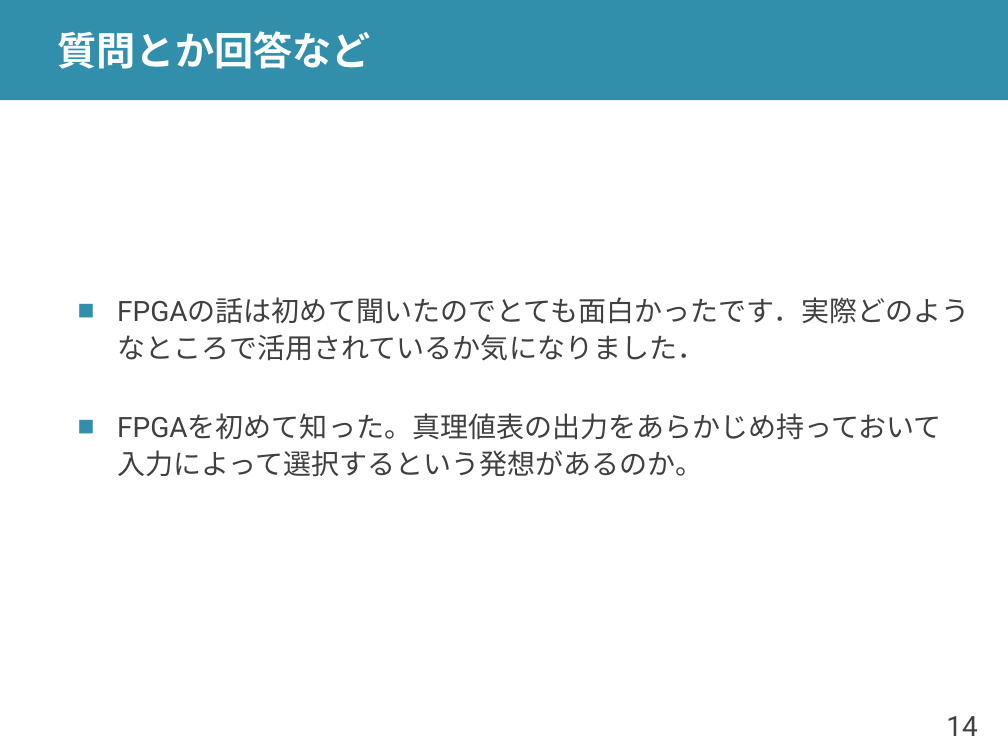
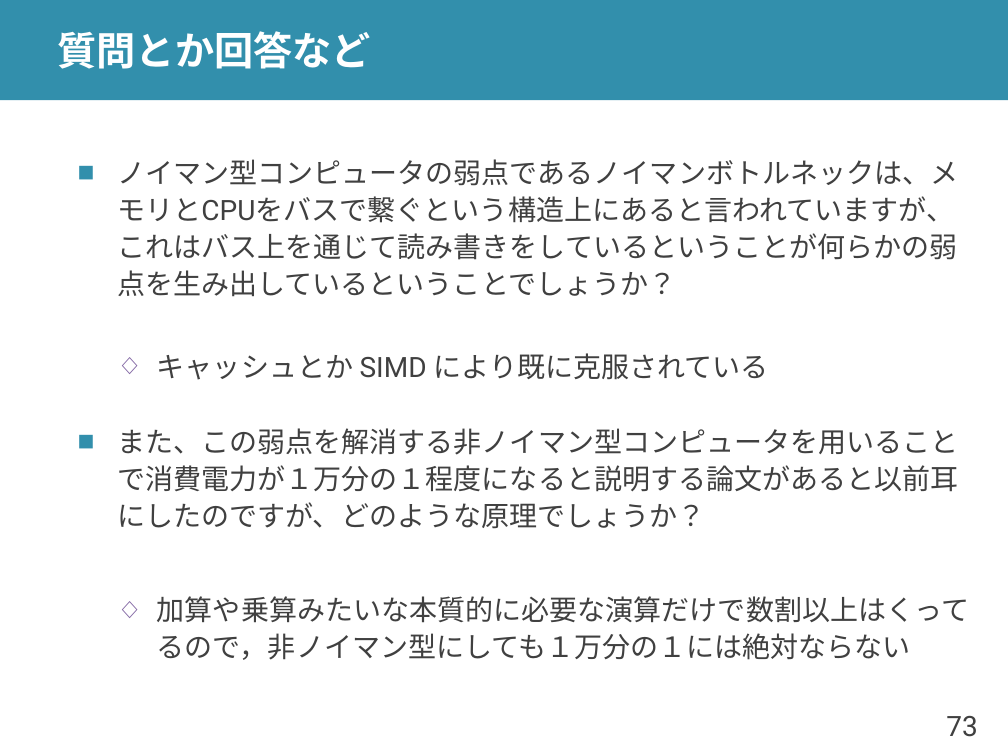
Before and after one commit to shioyadan/advanced-computer-organization, a slide deck: slide 73 of aco-shioya-04.pptx (slide 14 before the commit). Drawn at 1008x756 pixels with LibreOffice and Linux fonts; fonts in the diff are those of the drawing. Boxes give left, top, right and bottom in pixels: in the first picture for what was removed or moved away, otherwise in the second. Text is boxed around its words. In the diff, an @@ line names an element or a change of style, - is before the commit and + after.

```diff
--- a/aco-shioya-04.pptx
+++ b/aco-shioya-04.pptx
@@ text at [117, 159, 969, 660]: text changed @@
-■ FPGAの話は初めて聞いたのでとても面白かったです．実際どのようなところで活用されているか気になりました．
-■ FPGAを初めて知った。真理値表の出力をあらかじめ持っておいて入力によって選択するという発想があるのか。
+■ ノイマン型コンピュータの弱点であるノイマンボトルネックは、メモリとCPUをバスで繋ぐという構造上にあると言われていますが、これはバス上を通じて読み書きをしているということが何らかの弱点を生み出しているということでしょうか？
+  ◇ キャッシュとか SIMD により既に克服されている
+■ また、この弱点を解消する非ノイマン型コンピュータを用いることで消費電力が１万分の１程度になると説明する論文があると以前耳にしたのですが、どのような原理でしょうか？
+  ◇ 加算や乗算みたいな本質的に必要な演算だけで数割以上はくってるので，非ノイマン型にしても１万分の１には絶対ならない
@@ page number at [946, 716, 977, 737]: text changed @@
-14
+73
```
Also in this commit, not shown: 13 other slides changed, 15 slides added, 11 slides removed, 2 other files.
